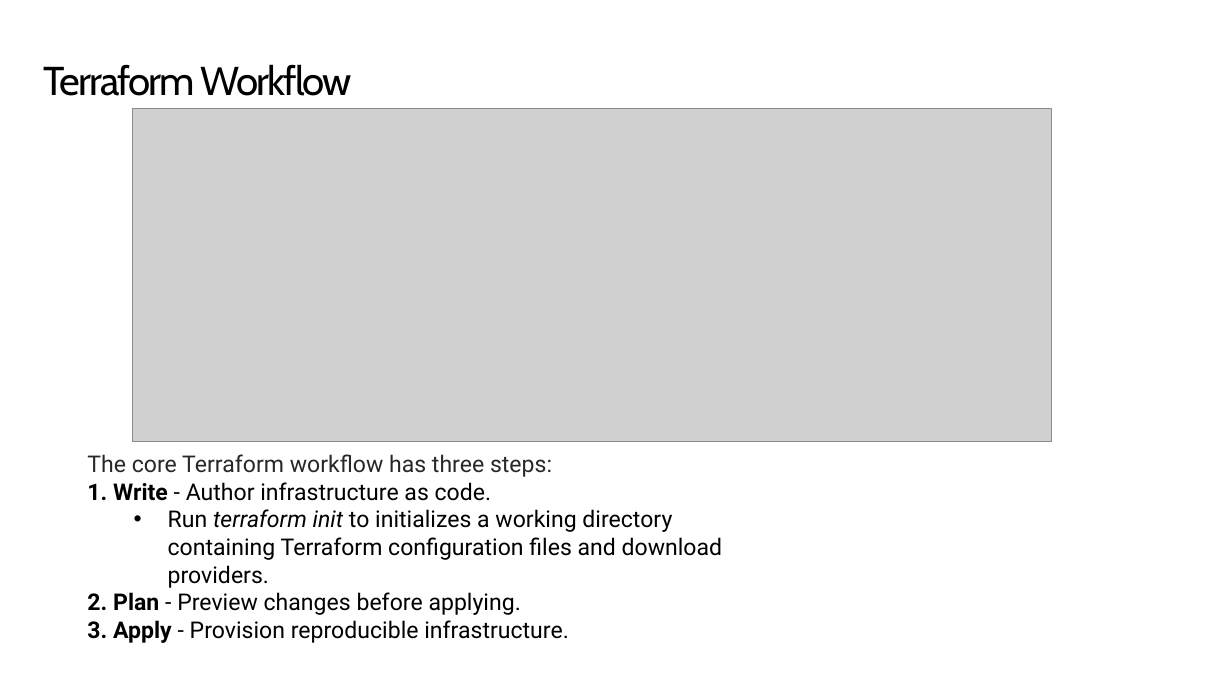
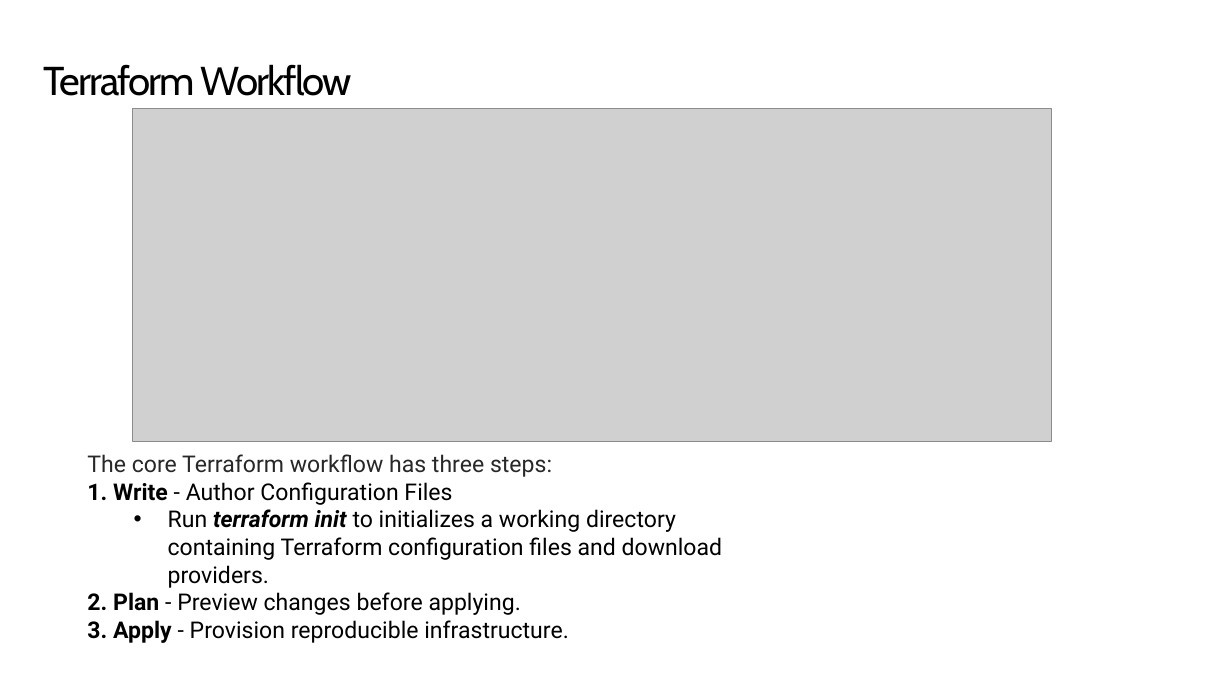
Before and after one commit to mobindaraie/Getting-Started-with-Terraform, a slide deck: slide 9 of Getting Started with Terraform Azure.pptx (slide 10 before the commit). Drawn at 1232x693 pixels with LibreOffice and Linux fonts; fonts in the diff are those of the drawing; grey boxes stand for pictures; background and template pictures are left out. Boxes give left, top, right and bottom in pixels: in the first picture for what was removed or moved away, otherwise in the second. Text is boxed around its words. In the diff, an @@ line names an element or a change of style, - is before the commit and + after.

```diff
--- a/Getting Started with Terraform Azure.pptx
+++ b/Getting Started with Terraform Azure.pptx
@@ text at (x1=113, y1=482, x2=452, y2=505): text changed @@
-1. Write - Author infrastructure as code.
+1. Write - Author Configuration Files
@@ text at (x1=168, y1=509, x2=723, y2=588): bold on in "terraform init" @@
```
Also in this commit, not shown: 3 other slides changed, 2 slides added, 1 other file.
